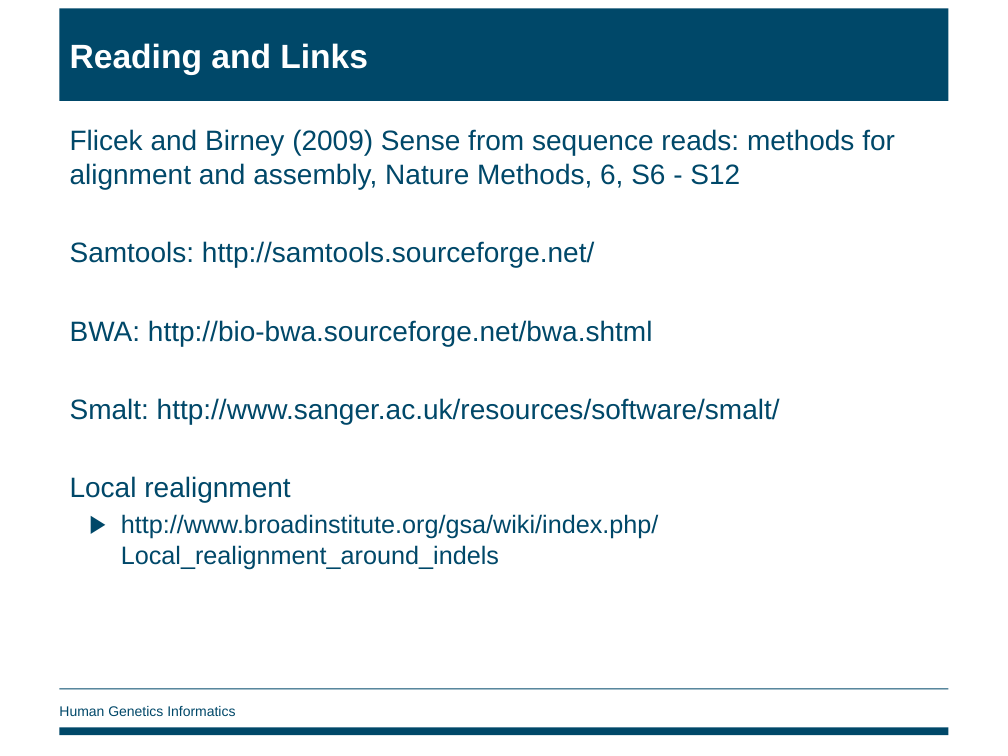
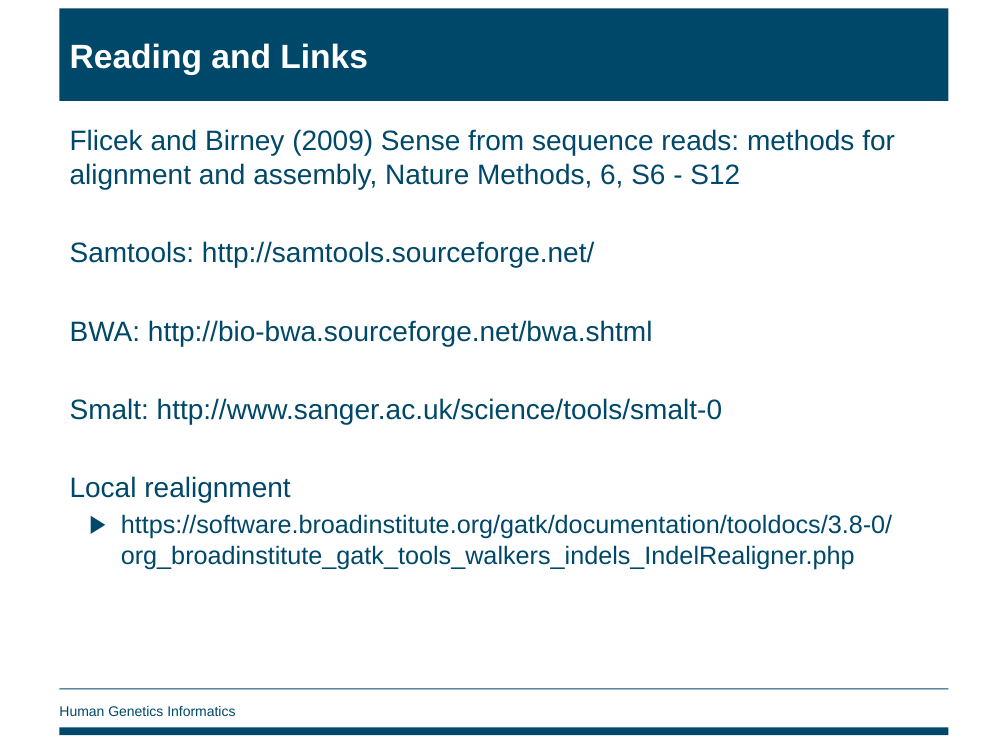
Before and after one commit to wtsi-hgi/ebi-ngs-workshop, a slide deck: slide 25 of lectures/EBI_NGS_rsvc_slides.pptx. Drawn at 1008x756 pixels with LibreOffice and Linux fonts; fonts in the diff are those of the drawing; background and template pictures are left out. Boxes give left, top, right and bottom in pixels: in the first picture for what was removed or moved away, otherwise in the second. Text is boxed around its words. In the diff, an @@ line names an element or a change of style, - is before the commit and + after.

Commit message:
Updated dead links in lecture slides.

```diff
--- a/lectures/EBI_NGS_rsvc_slides.pptx
+++ b/lectures/EBI_NGS_rsvc_slides.pptx
@@ text at [70,398,722,424]: text changed @@
-Smalt: http://www.sanger.ac.uk/resources/software/smalt/
+Smalt: http://www.sanger.ac.uk/science/tools/smalt-0
@@ text at [121,514,892,569]: text changed @@
-  ▶ http://www.broadinstitute.org/gsa/wiki/index.php/Local_realignment_around_indels
+  ▶ https://software.broadinstitute.org/gatk/documentation/tooldocs/3.8-0/org_broadinstitute_gatk_tools_walkers_indels_IndelRealigner.php
```
